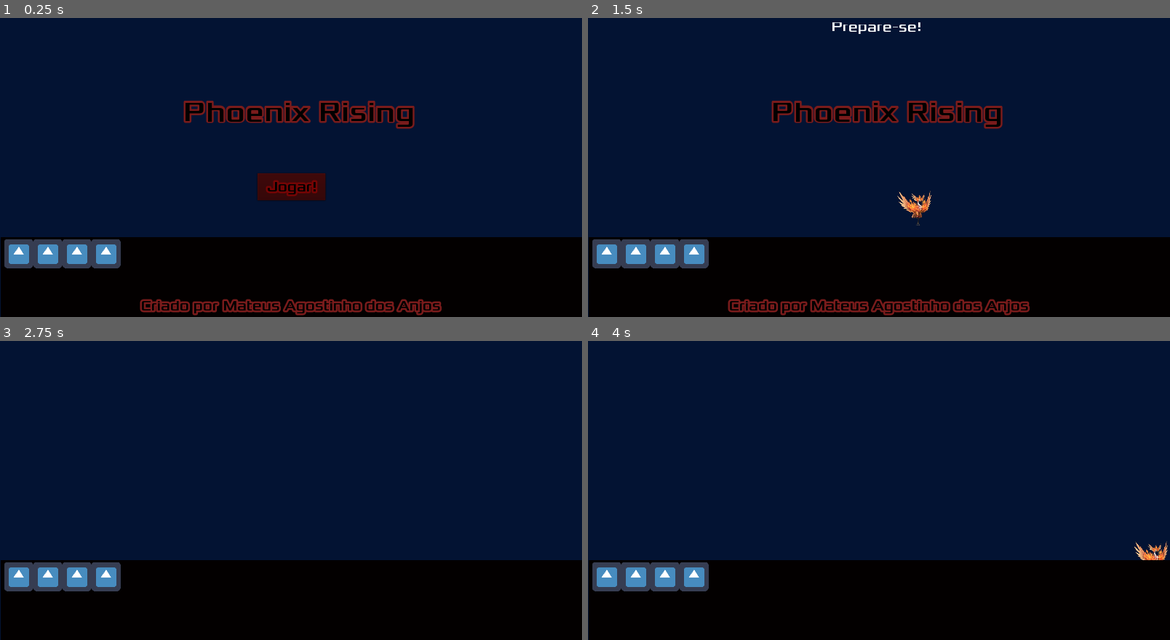
Above: before the commit, frames 1-4 (two rows, left to right).
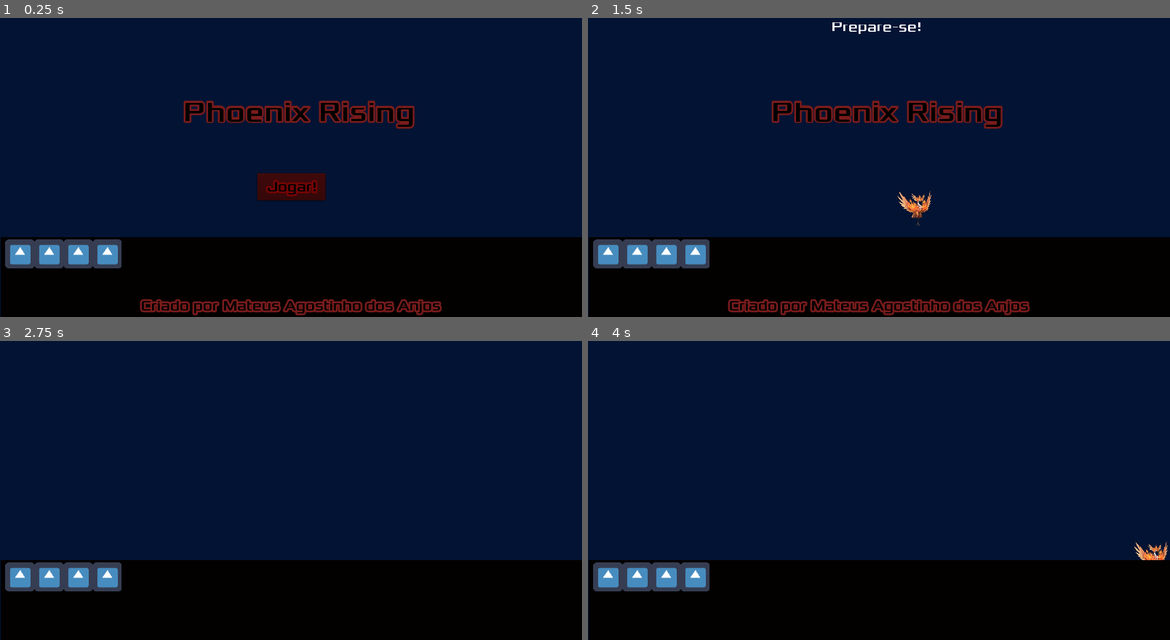
Above: after the commit, the same moments.

Repository: MateusdosAnjos/MAC0499
Game: Godot game, scene res://Main/Main.tscn
Two runs of this game, one before a commit and one after it. Both use one fixed random seed, a clock stepped at 60 frames per second and the inputs below. The project has no main scene, so this scene is started directly.
Inputs (mouse positions are in pixels of both pictures, inside the frame that each line leads up to):
- Up to frame 1 (0.25 s): no input
- Up to frame 2 (1.5 s): click "Jogar!" at 0.5 s; tap Enter at 1.25 s; move the mouse to (1007, 137) at 1.27 s; hold Right (ui_right) from 1.28 s (still down); click (1007, 137) at 1.35 s
- Up to frame 3 (2.75 s): move the mouse to (174, 493) at 2.02 s; release Right (ui_right) at 2.03 s; hold Down (ui_down) from 2.03 s (still down); click (174, 493) at 2.1 s
- Up to frame 4 (4 s): move the mouse to (937, 403) at 2.77 s; release Down (ui_down) at 2.78 s; hold Right (ui_right) 2.78-3.53 s; click (937, 403) at 2.85 s; tap Space at 3.5 s; move the mouse to (849, 541) at 3.52 s; hold Up (ui_up) from 3.53 s (still down); click (849, 541) at 3.6 s

The runs differ from the first frame. In frame 1, 0.3% of the frame differs, in the area x 0-21%, y 74-84%; in frame 2, 0.3%; in frame 3, 0.3%; in frame 4, 0.3%.

Commit message:
Help area identifica se mouse está na área

Diff:
--- /dev/null
+++ b/Phoenix Rising/Help/Help.tscn
@@ -0,0 +1,38 @@
+[gd_scene load_steps=5 format=2]
+
+[ext_resource path="res://Help/Panel.gd" type="Script" id=1]
+[ext_resource path="res://acessorios/fonts/Xolonium-Regular.ttf" type="DynamicFontData" id=2]
+
+[sub_resource type="DynamicFont" id=1]
+size = 32
+font_data = ExtResource( 2 )
+
+[sub_resource type="DynamicFont" id=2]
+size = 24
+font_data = ExtResource( 2 )
+
+[node name="Control" type="Control"]
+margin_right = 40.0
+margin_bottom = 40.0
+
+[node name="HelpArea" type="Panel" parent="."]
+margin_left = 1080.0
+margin_top = 40.0
+margin_right = 1280.0
+margin_bottom = 140.0
+script = ExtResource( 1 )
+
+[node name="HelpLabel" type="Label" parent="."]
+margin_left = 1147.37
+margin_right = 1222.37
+margin_bottom = 39.0
+custom_fonts/font = SubResource( 1 )
+text = "Help"
+
+[node name="HowToUse" type="Label" parent="."]
+margin_left = 1082.79
+margin_top = 79.5789
+margin_right = 1277.79
+margin_bottom = 109.579
+custom_fonts/font = SubResource( 2 )
+text = "Drag item Here"
--- /dev/null
+++ b/Phoenix Rising/Help/Panel.gd
@@ -0,0 +1,27 @@
+extends Panel
+
+var PosX
+var PosY
+var SizeX
+var SizeY
+
+func _ready():
+    PosX = rect_position.x
+    PosY = rect_position.y
+    SizeX = rect_size[0]
+    SizeY = rect_size[1]
+
+func _input(event):
+    if help_area(event):
+        print("OPA")
+
+func has_item():
+    return true
+
+func help_area(event):
+    var MousePos = get_global_mouse_position()
+    if event is InputEventMouseMotion:
+        if MousePos.x > PosX and MousePos.x < PosX + SizeX and MousePos.y > PosY and MousePos.y < PosY + SizeY:
+            if has_item():
+                return true
+    return false
--- a/Phoenix Rising/itensDoJogo/Invertory.tscn
+++ b/Phoenix Rising/itensDoJogo/Invertory.tscn
@@ -23,10 +23,10 @@
 anchor_top = 0.5
 anchor_right = 1.0
 anchor_bottom = 0.5
-margin_left = -631.0
-margin_top = 188.0
-margin_right = 633.0
-margin_bottom = 472.0
+margin_left = -628.0
+margin_top = 189.0
+margin_right = 625.0
+margin_bottom = 473.0
 rect_scale = Vector2( 1, 0.6 )
 script = ExtResource( 2 )
 
